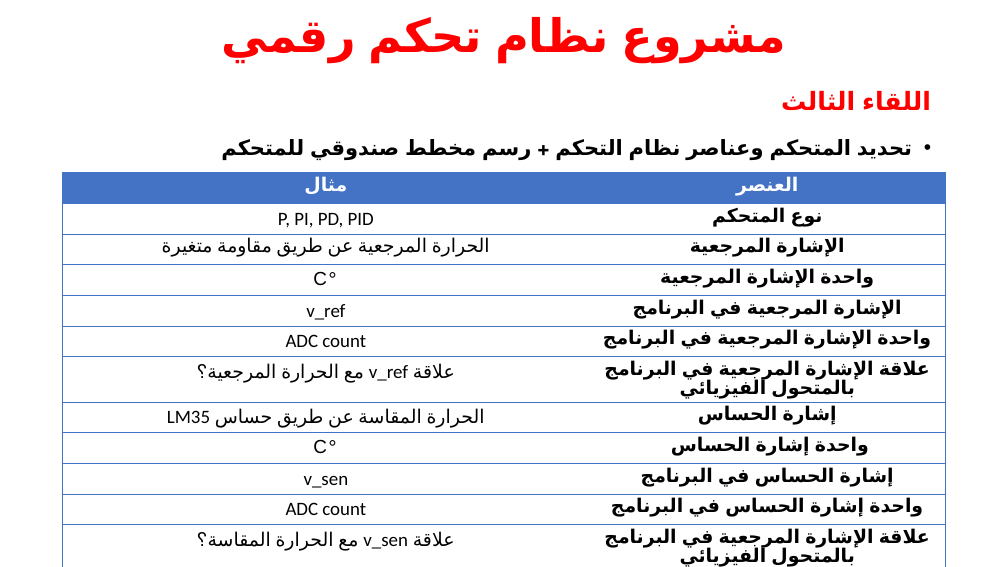
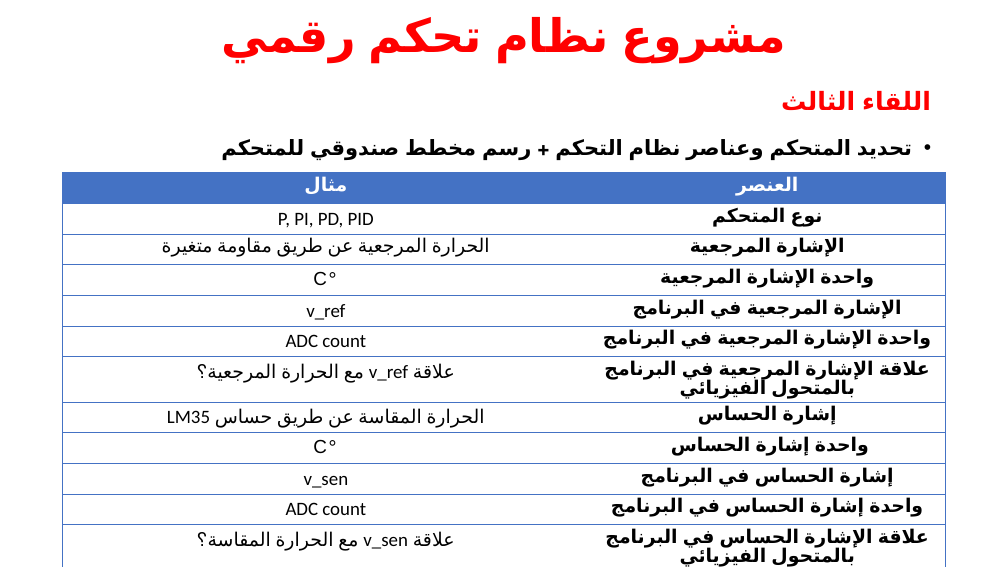
Before and after one commit to Asaadkaadan/MCU4CTRL, a slide deck: slide 13 of مشروع نظام تحكم رقمي - ثالث تحكم.pptx. Drawn at 1008x567 pixels with LibreOffice and Linux fonts; fonts in the diff are those of the drawing. Boxes give left, top, right and bottom in pixels: in the first picture for what was removed or moved away, otherwise in the second. Text is boxed around its words. In the diff, an @@ line names an element or a change of style, - is before the commit and + after.

Commit message:
Update مشروع نظام تحكم رقمي - ثالث تحكم.pptx
Fix typo

```diff
--- a/مشروع نظام تحكم رقمي - ثالث تحكم.pptx
+++ b/مشروع نظام تحكم رقمي - ثالث تحكم.pptx
@@ table at box(63, 172, 945, 567) @@
-row 12, column 2: علاقة الإشارة المرجعية في البرنامج بالمتحول الفيزيائي
+row 12, column 2: علاقة الإشارة الحساس في البرنامج بالمتحول الفيزيائي
```
